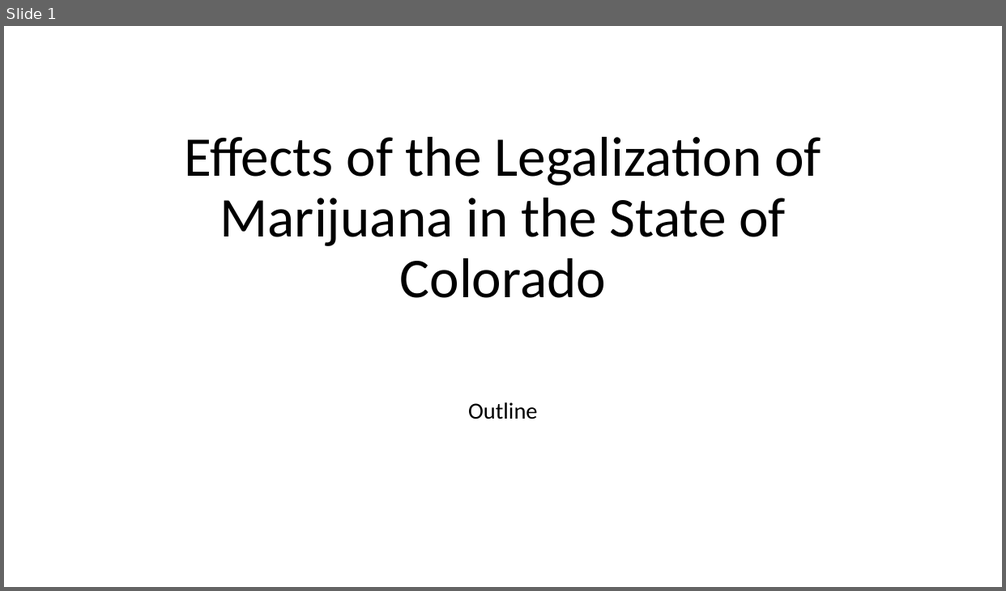
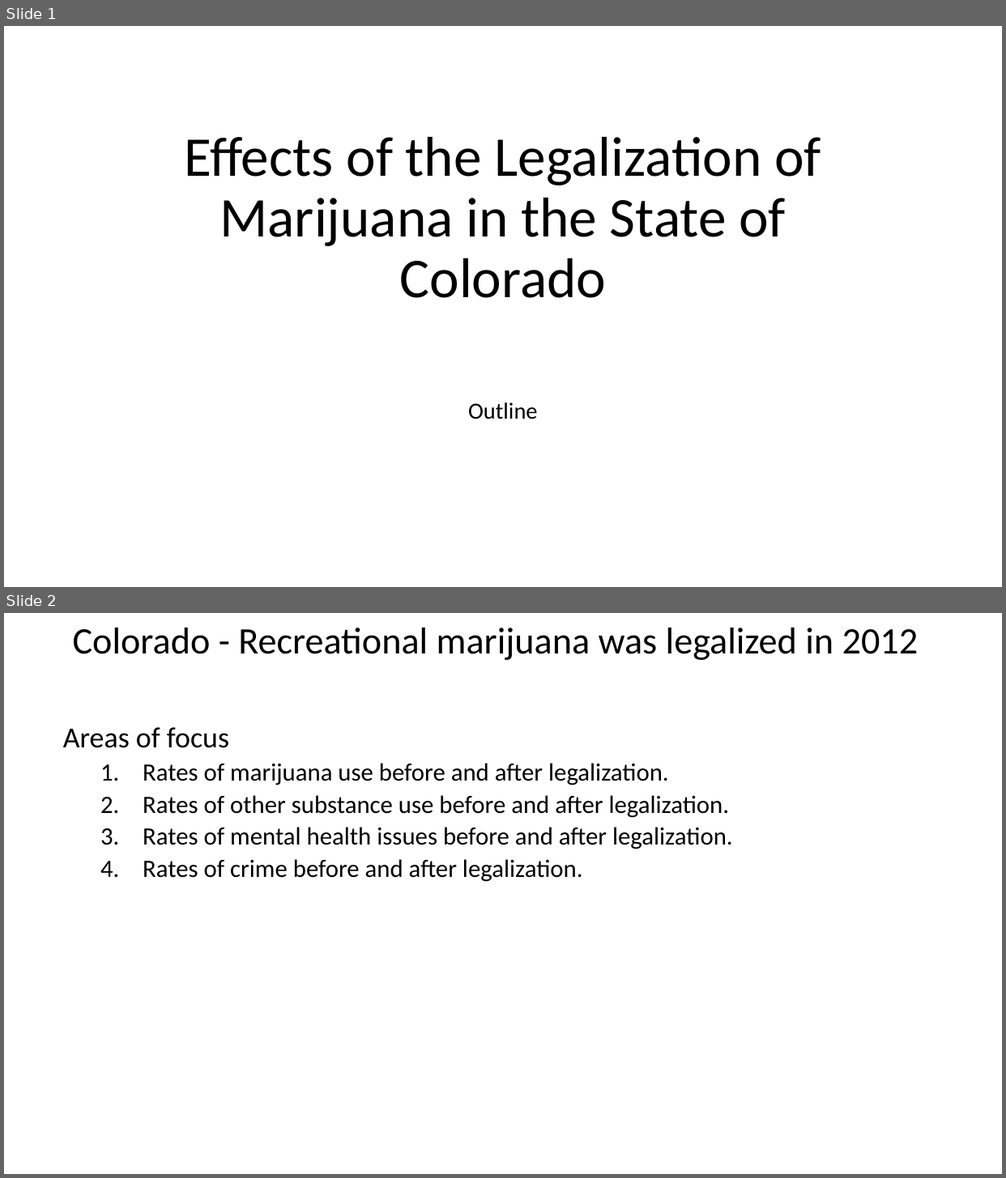
Before and after one commit to zdsteele/Project_1, a slide deck: Outline.pptx. Shown one above the other, each under a label of ours: slide 1 before the commit, slides 1 and 2 after it. The pictures are 1006x591 and 1006x1178 pixels, drawn with LibreOffice and Linux fonts; fonts in the diff are those of the drawing. Boxes give left, top, right and bottom in pixels: in the first picture for what was removed or moved away, otherwise in the second. Text is boxed around its words. In the diff, an @@ line names an element or a change of style, - is before the commit and + after.

```diff
--- a/Outline.pptx
+++ b/Outline.pptx
@@ slide 2 added at <box>4,613,1002,1174</box>, background #FFFFFF @@
@@ title added at <box>73,628,918,660</box>, 36 pt, text #000000 @@
+Colorado - Recreational marijuana was legalized in 2012
@@ text added at <box>63,727,733,882</box>, 24 pt, text #000000 @@
+Areas of focus
+  1. Rates of marijuana use before and after legalization.
+  2. Rates of other substance use before and after legalization.
+  3. Rates of mental health issues before and after legalization.
+  4. Rates of crime before and after legalization.
```
Also in this commit, not shown: 2 slides changed, 7 other slides added, 15 slides removed.
